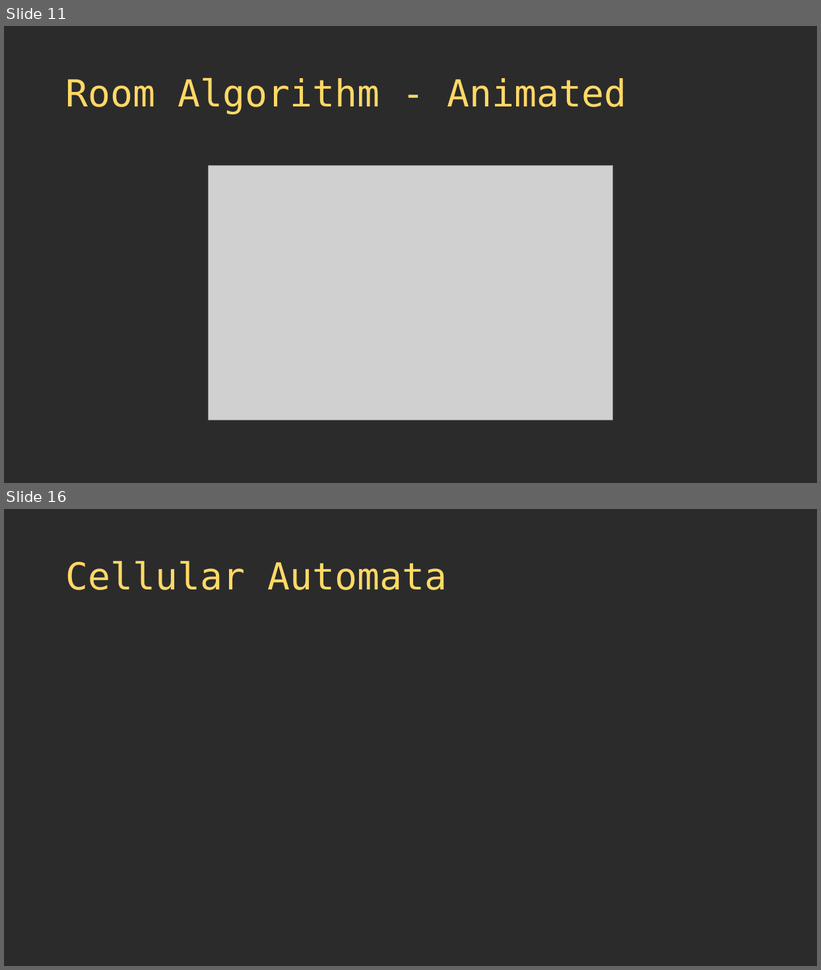
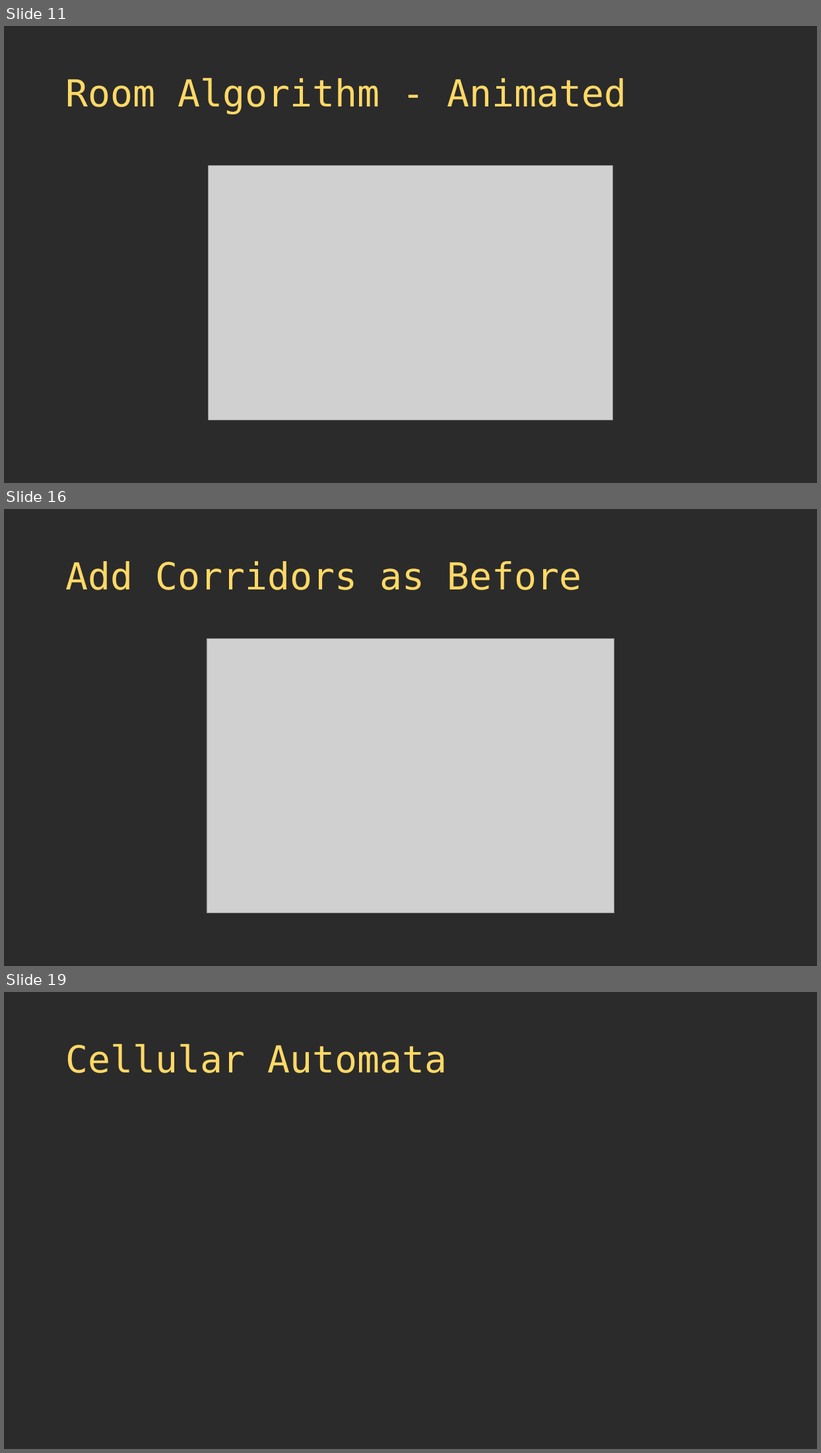
Before and after one commit to thebracket/roguelike-celebration-2020, a slide deck: Procedural Map Generation Techniques.pptx. Shown one above the other, each under a label of ours: slides 11 and 16 before the commit, slides 11, 16 and 19 after it; the slides between them are not shown. The pictures are 821x970 and 821x1453 pixels, drawn with LibreOffice and Linux fonts; fonts in the diff are those of the drawing; grey boxes stand for pictures; background and template pictures are left out; a plain dark background stands for a picture behind light text. Boxes give left, top, right and bottom in pixels: in the first picture for what was removed or moved away, otherwise in the second. Text is boxed around its words. In the diff, an @@ line names an element or a change of style, - is before the commit and + after.

```diff
--- a/Procedural Map Generation Techniques.pptx
+++ b/Procedural Map Generation Techniques.pptx
@@ slide 16 added at box(4, 509, 817, 966), background picture (left out) @@
@@ title added at box(66, 561, 582, 590), 44 pt, text #FFD966 @@
+Add Corridors as Before
@@ picture added at box(207, 639, 614, 914) @@
@@ what was slide 16 is now slide 19 @@
```
Also in this commit, not shown: 1 slide changed, 5 other slides added, 3 slides removed, 4 other files.
